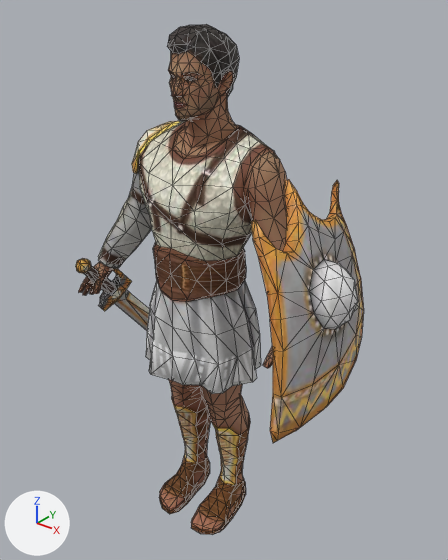
The glTF model public/assets/unit-models/86-murmillohero.glb as it was, and as the next commit left it.
Both versions are drawn from a camera (50 mm lens) standing at (1.46, -1.68, 2.24) and looking at (-0.05, 0.22, 1.07). The lights are fixed; the arrows at lower left show +X, +Y and +Z. The first picture is the older version. Mesh edges are drawn as thin lines. Vertices at exactly the same position are counted once.
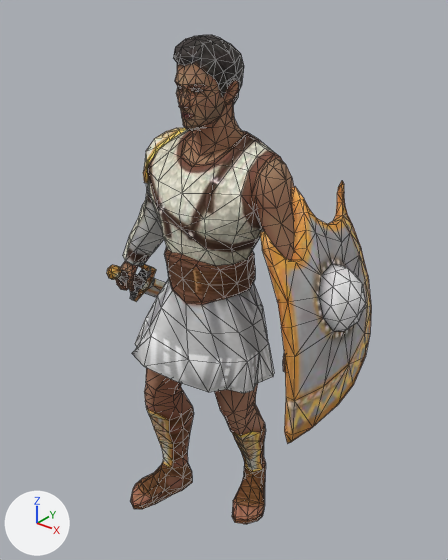
Changed parts and their boxes [x1, y1, x2, y2] in the pictures (448 x 560 px; the box of a moved part takes in the faces that stretch with it):
'Mesh_0', reshaped (8% narrower): before [76, 24, 364, 534]; after [107, 35, 371, 524]
part 1 of me_mesh_0, moved or reshaped: before [132, 121, 181, 174]; after [143, 128, 187, 183]
part 2 of me_mesh_0, moved or reshaped: before [76, 259, 149, 330]; after [107, 264, 165, 301]
part 3 of me_mesh_0, moved or reshaped: before [251, 179, 364, 443]; after [260, 181, 371, 444]
part 4 of me_mesh_0, moved or reshaped: before [79, 24, 287, 534]; after [116, 35, 294, 524]

Edits to the bpy script that builds the scene:
```text
Change me_mesh_0:
    used by ob_mesh_0; location = (0.0, 0.0, 0.0)
    remove me_mesh_0.from_pydata(...)  # 1431 vertices, 2820 faces; spans x -0.57..0.67, y -0.39..0.56, z 0.0..2.1
    add me_mesh_0.from_pydata(...)  # 1431 vertices, 2820 faces; spans x -0.63..0.68, y -0.3..0.92, z 0.0..2.07
    me_mesh_0 part 1: the loose piece of 41 vertices spanning x -0.37..-0.17, y -0.07..0.2, z 1.54..1.75 is multiplied about its middle by the matrix ((0.989, 0.021, 0.017), (-0.018, 0.979, -0.136), (-0.02, 0.136, 0.979)), then moved by (0.0, 0.05, -0.03)
    me_mesh_0 part 2: the loose piece of 96 vertices spanning x -0.51..-0.44, y -0.23..0.56, z 0.17..1.2 is multiplied about its middle by the matrix ((0.991, -0.107, 0.086), (0.126, 0.96, -0.249), (-0.056, 0.257, 0.965)), then moved by (-0.06, 0.25, 0.04)
    me_mesh_0 part 3: the loose piece of 143 vertices spanning x 0.35..0.67, y -0.39..0.39, z 0.89..1.64 is multiplied about its middle by the matrix ((1.0, -0.006, 0.001), (0.007, 0.998, -0.058), (-0.001, 0.058, 0.998)), then moved by (0.0, 0.06, -0.04)
    me_mesh_0 part 4: 1151 of 1431 vertices moved; they spanned x -0.57..0.57, y -0.21..0.21, z 0.0..2.1 and now span x -0.54..0.54, y -0.25..0.29, z 0.0..2.07; mean shift (0.0, 0.06, -0.03); largest move (-0.44, -0.18, 1.04) -> (-0.45, 0.03, 0.96)
```
